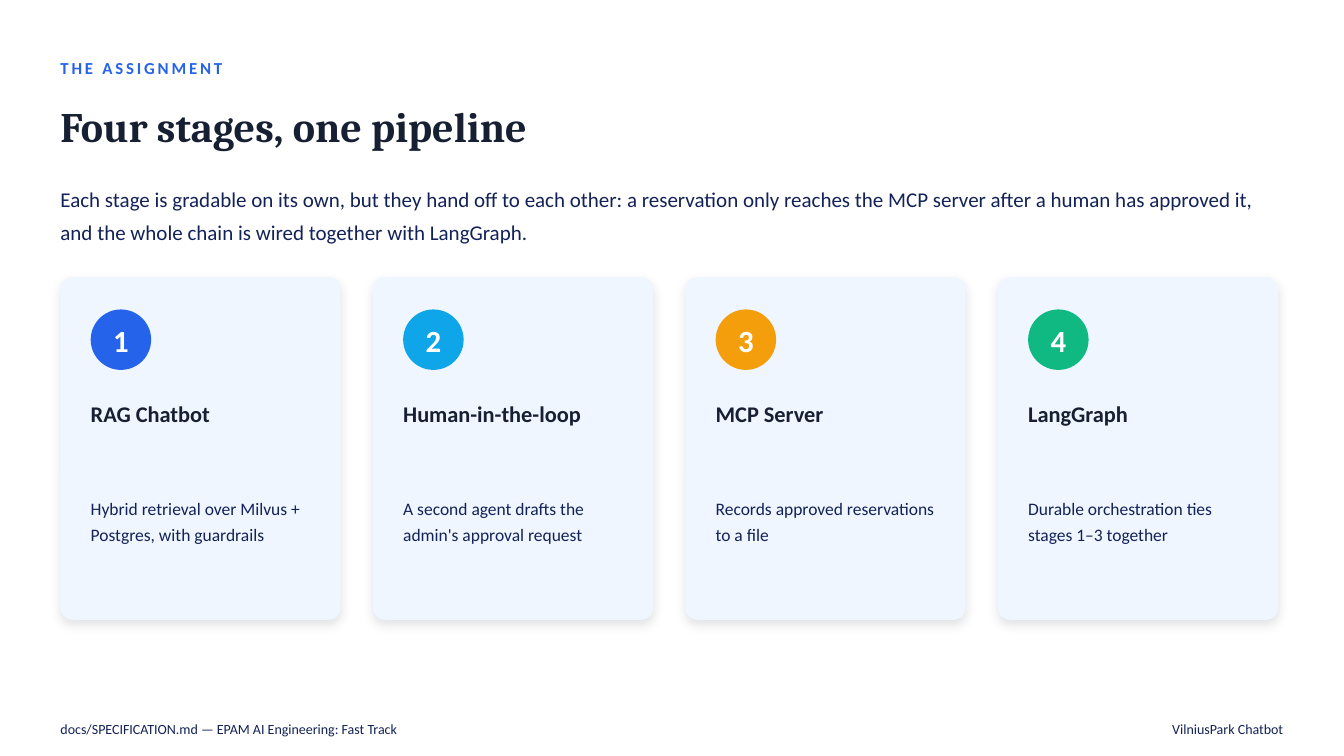
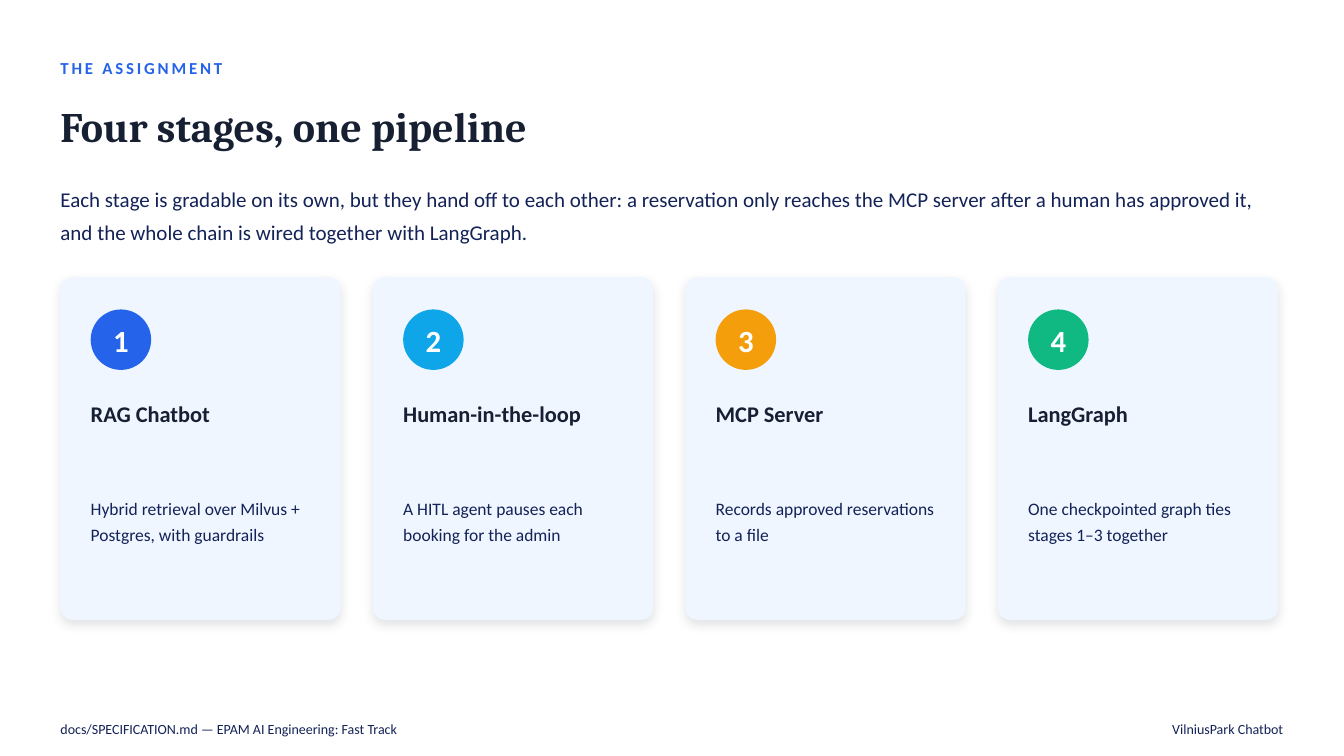
Before and after one commit to FastSnakeEyes/parking-reservation-chatbot, a slide deck: slide 2 of docs/presentation.pptx. Drawn at 1344x756 pixels with LibreOffice and Linux fonts; fonts in the diff are those of the drawing. Boxes give left, top, right and bottom in pixels: in the first picture for what was removed or moved away, otherwise in the second. Text is boxed around its words. In the diff, an @@ line names an element or a change of style, - is before the commit and + after.

```diff
--- a/docs/presentation.pptx
+++ b/docs/presentation.pptx
@@ text at (403, 503, 583, 544): text changed @@
-A second agent drafts the admin's approval request
+A HITL agent pauses each booking for the admin
@@ text at (1028, 503, 1231, 544): text changed @@
-Durable orchestration ties stages 1–3 together
+One checkpointed graph ties stages 1–3 together
```
Also in this commit, not shown: 7 other slides changed, 22 other files.
